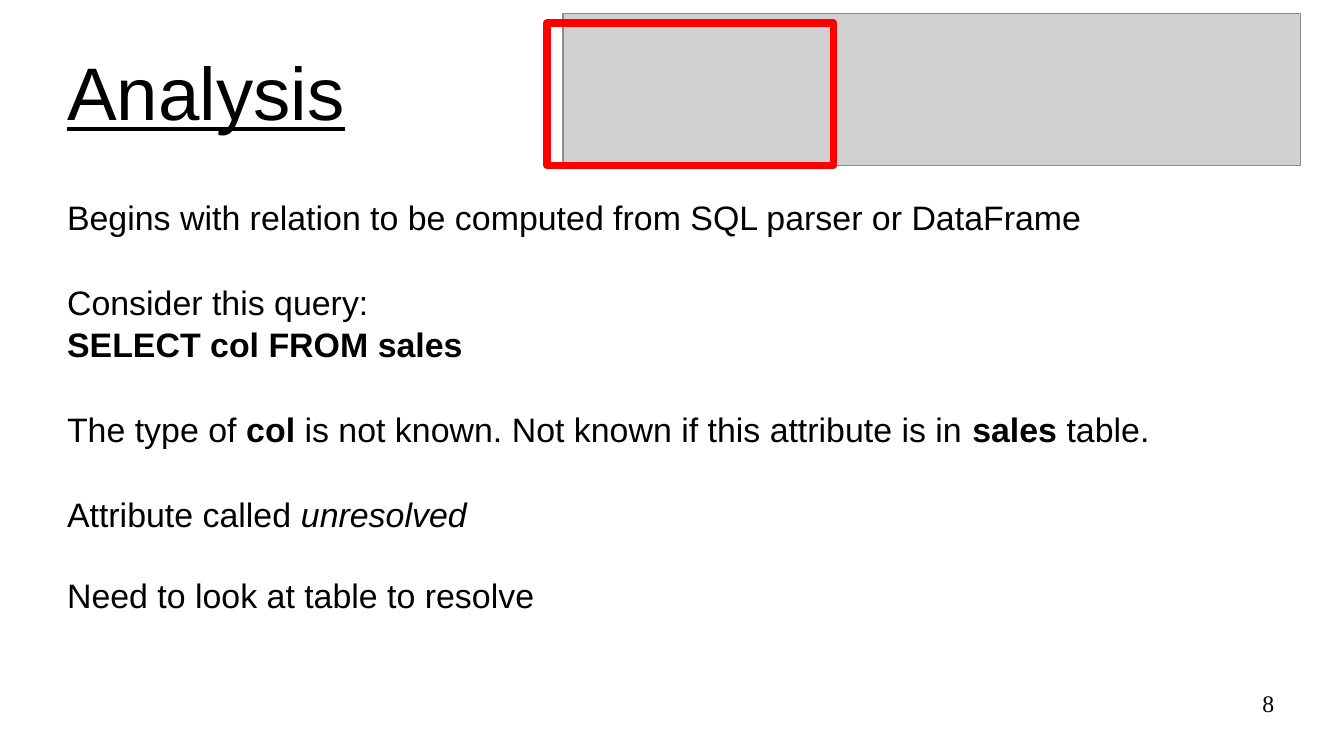
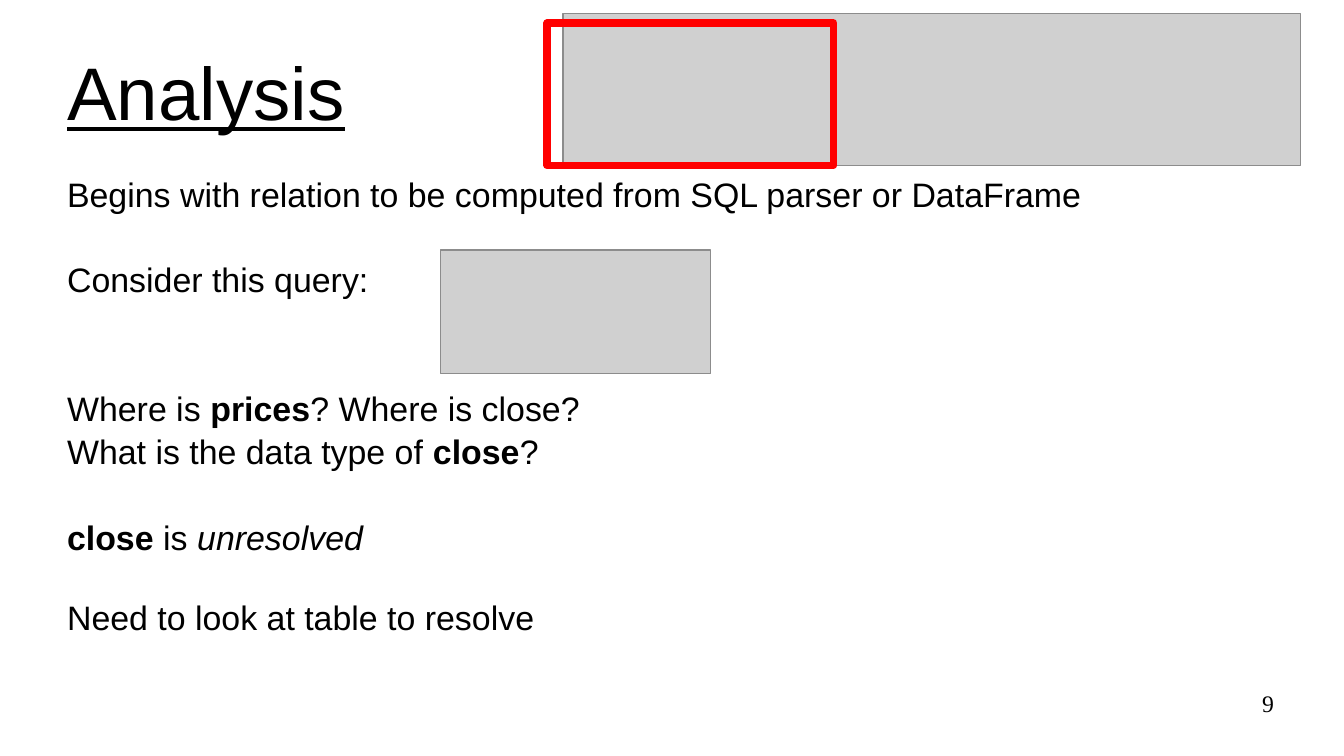
Before and after one commit to UVADS/distributed_computing, a slide deck: slide 9 of 03_dataframes_and_spark_sql/content_catalyst_optimizer/catalyst_optimizer_for_spark_sql.ppt (slide 8 before the commit). Drawn at 1344x756 pixels with LibreOffice and Linux fonts; fonts in the diff are those of the drawing; grey boxes stand for pictures. Boxes give left, top, right and bottom in pixels: in the first picture for what was removed or moved away, otherwise in the second. Text is boxed around its words. In the diff, an @@ line names an element or a change of style, - is before the commit and + after.

```diff
--- a/03_dataframes_and_spark_sql/content_catalyst_optimizer/catalyst_optimizer_for_spark_sql.ppt
+++ b/03_dataframes_and_spark_sql/content_catalyst_optimizer/catalyst_optimizer_for_spark_sql.ppt
@@ picture added at <box>440,250,711,374</box> @@
@@ subtitle at <box>67,396,580,551</box>: text changed @@
-SELECT col FROM sales
-The type of col is not known. Not known if this attribute is in sales table.
-Attribute called unresolved
+Where is prices? Where is close?
+What is the data type of close?
+close is unresolved
@@ page number at <box>1262,696,1274,713</box>: text changed @@
-8
+9
```
Also in this commit, not shown: 5 other slides changed, 2 slides added, 2 slides removed.
